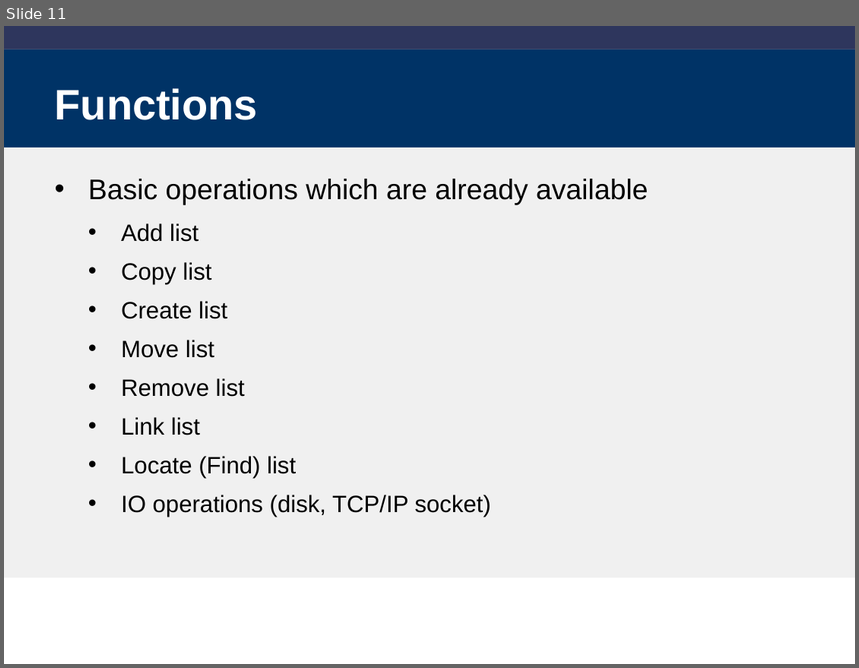
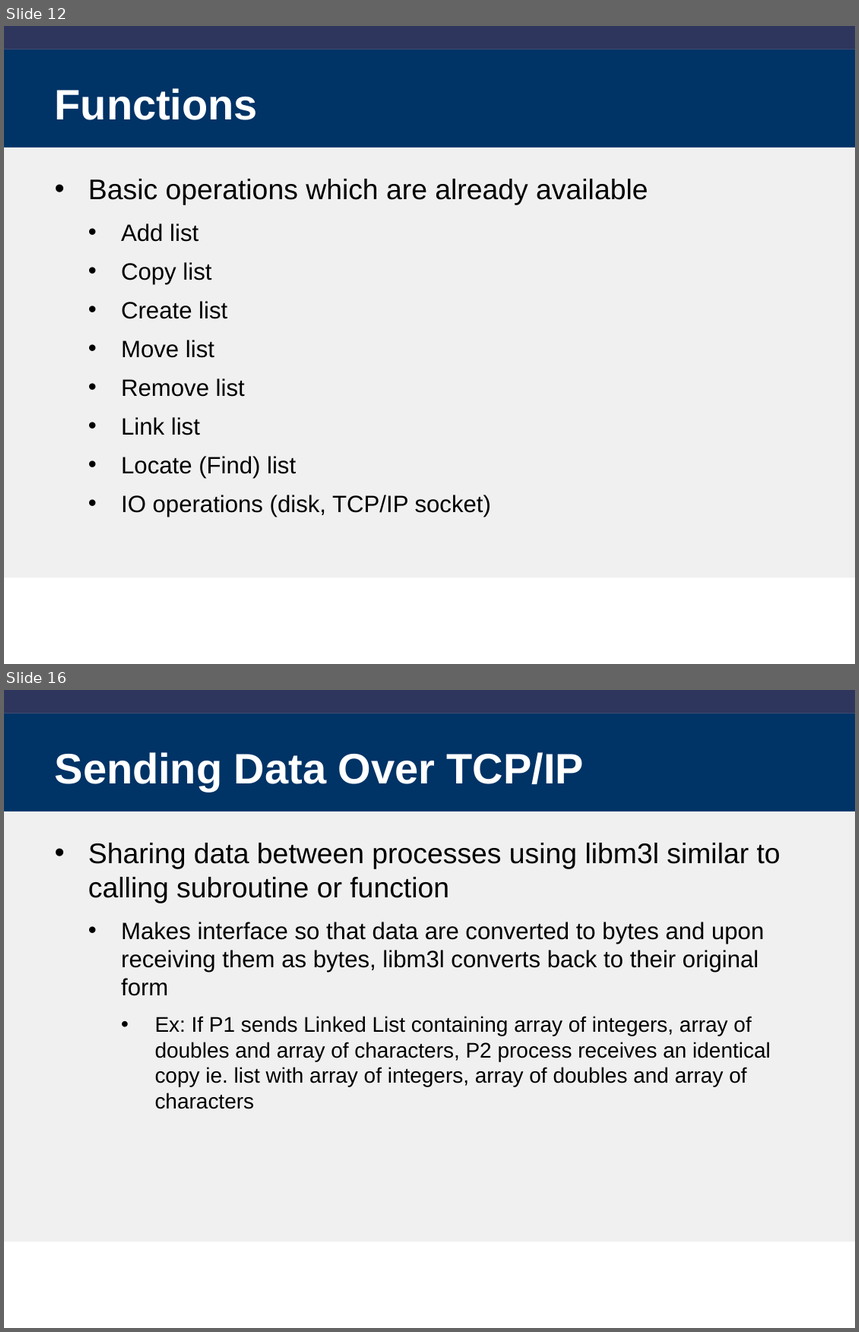
Before and after one commit to libm3l/libm3l, a slide deck: clibm-3l.ppt. Shown one above the other, each under a label of ours: slide 11 before the commit, slides 12 and 16 after it; the slides between them are not shown. The pictures are 859x668 and 859x1332 pixels, drawn with LibreOffice and Linux fonts; fonts in the diff are those of the drawing; background and template pictures are left out. Boxes give left, top, right and bottom in pixels: in the first picture for what was removed or moved away, otherwise in the second. Text is boxed around its words. In the diff, an @@ line names an element or a change of style, - is before the commit and + after.

```diff
--- a/clibm-3l.ppt
+++ b/clibm-3l.ppt
@@ slide 16 added at box(4, 690, 855, 1328), background picture (left out); not listed: 3 template elements that a slide beside it also shows @@
@@ title added at box(55, 752, 584, 790), 36 pt, text #FFFFFF, bold @@
+Sending Data Over TCP/IP
@@ text added at box(88, 843, 781, 1110), 18 pt, text #000000 @@
+• Sharing data between processes using libm3l similar to calling subroutine or function
+  • Makes interface so that data are converted to bytes and upon receiving them as bytes, libm3l converts back to their original form
+    • Ex: If P1 sends Linked List containing array of integers, array of doubles and array of characters, P2 process receives an identical copy ie. list with array of integers, array of doubles and array of characters
@@ what was slide 11 is now slide 12 @@
```
Also in this commit, not shown: 15 slides changed, 6 other slides added, 5 other files.
